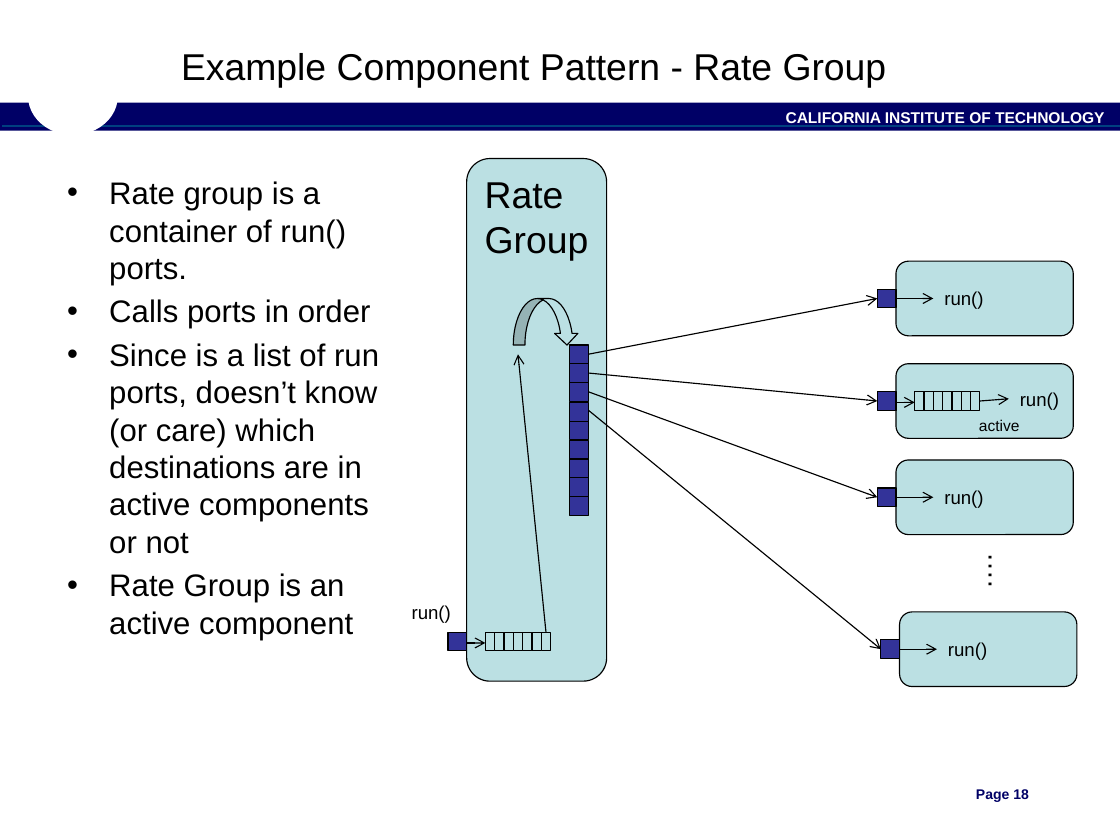
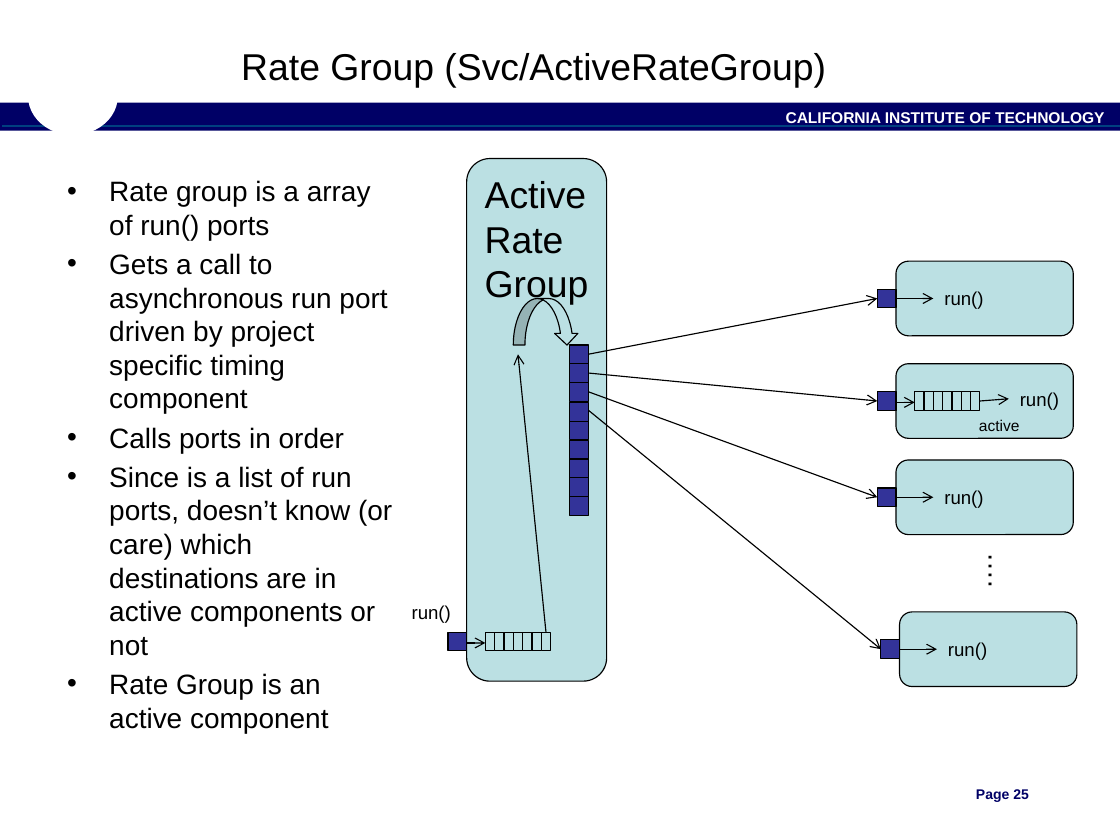
Before and after one commit to nasa/fprime, a slide deck: slide 25 of docs/Architecture/FPrimeSoftwareArchitecture.pptx (slide 18 before the commit). Drawn at 1120x840 pixels with LibreOffice and Linux fonts; fonts in the diff are those of the drawing; background and template pictures are left out. Boxes give left, top, right and bottom in pixels: in the first picture for what was removed or moved away, otherwise in the second. Text is boxed around its words. In the diff, an @@ line names an element or a change of style, - is before the commit and + after.

```diff
--- a/docs/Architecture/FPrimeSoftwareArchitecture.pptx
+++ b/docs/Architecture/FPrimeSoftwareArchitecture.pptx
@@ title at (x1=241, y1=53, x2=826, y2=87): text changed @@
-Example Component Pattern - Rate Group
+Rate Group (Svc/ActiveRateGroup)
@@ text at (x1=109, y1=180, x2=387, y2=413): text changed; size 20 to 18 pt @@
-• Rate group is a container of run() ports.
+• Rate group is a array of run() ports
+• Gets a call to asynchronous run port driven by project specific timing component
@@ text in rounded rectangle at (x1=485, y1=181, x2=587, y2=209): paragraph added @@
+Active
@@ text at (x1=109, y1=427, x2=392, y2=733): size 20 to 18 pt in "Calls ports in order", "Since is a list of run ports, ...", "Rate Group is an active component" @@
@@ page number at (x1=976, y1=789, x2=1029, y2=802): text changed @@
-Page 18
+Page 25
```
Also in this commit, not shown: 20 other slides changed, 7 slides added.
